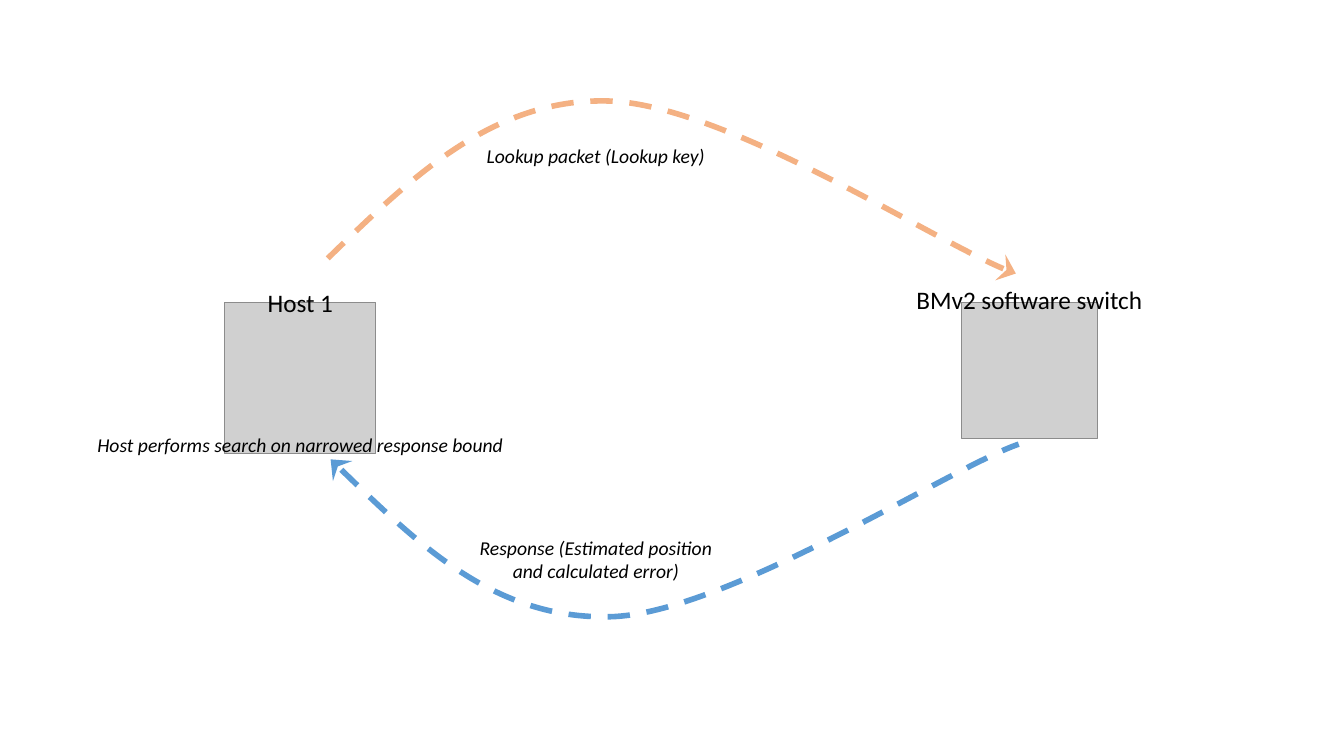
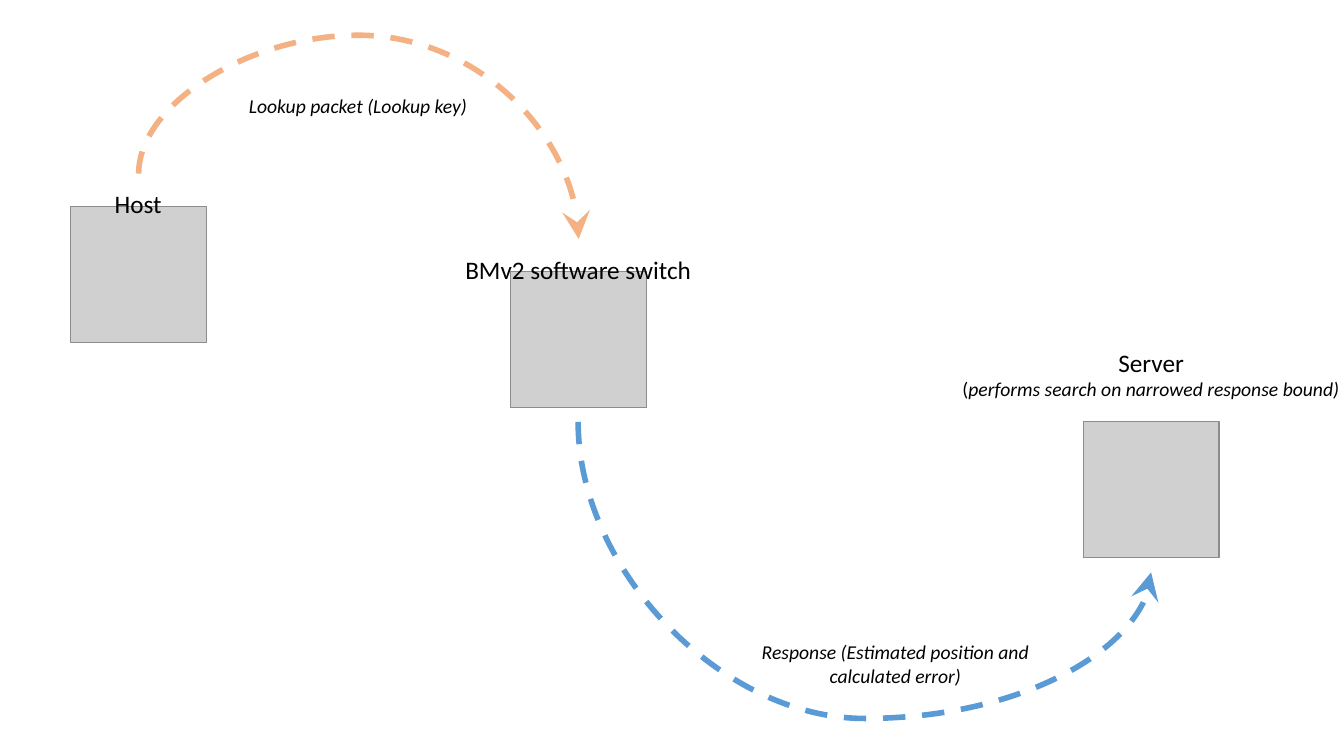
Before and after one commit to Cobra8/bachelor-thesis, a slide deck: slide 1 of figures/network_packet.pptx. Drawn at 1344x756 pixels with LibreOffice and Linux fonts; fonts in the diff are those of the drawing; grey boxes stand for pictures. Boxes give left, top, right and bottom in pixels: in the first picture for what was removed or moved away, otherwise in the second. Text is boxed around its words. In the diff, an @@ line names an element or a change of style, - is before the commit and + after.

Commit message:
Final commit. Fixed lots of errors based on feedback from Alberto.

```diff
--- a/figures/network_packet.pptx
+++ b/figures/network_packet.pptx
@@ curved arrow added from (139, 173) to (579, 239), #F4B183 4 pt dashed @@
@@ text "Lookup packet (Lookup key)": place and size @@
-text "Lookup packet (Lookup key)" at [487,149,704,166]
+text "Lookup packet (Lookup key)" at [249,99,467,116]
@@ freeform shape removed at [328,101,1016,273] @@
@@ picture: place and size @@
-picture at [225,302,376,454]
+picture at [71,207,207,343]
@@ text at [115,193,162,213]: text changed @@
-Host 1
+Host
@@ text "BMv2 software switch": place and size @@
-text "BMv2 software switch" at [916,289,1142,316]
+text "BMv2 software switch" at [465,258,690,285]
@@ picture: place and size @@
-picture at [962,302,1098,439]
+picture at [510,272,646,408]
@@ text at [962,355,1339,399]: text changed @@
-Host performs search on narrowed response bound
+Server
+(performs search on narrowed response bound)
@@ freeform shape removed at [331,445,1019,617] @@
@@ curved arrow added from (579, 422) to (1151, 573), #5B9BD5 4 pt dashed @@
@@ picture added at [1084,422,1220,559] @@
@@ text "Response (Estimated position and calculated ..." rewrapped from [480,541,711,581] to [762,645,1028,686] @@
```
Also in this commit, not shown: 13 other files.
